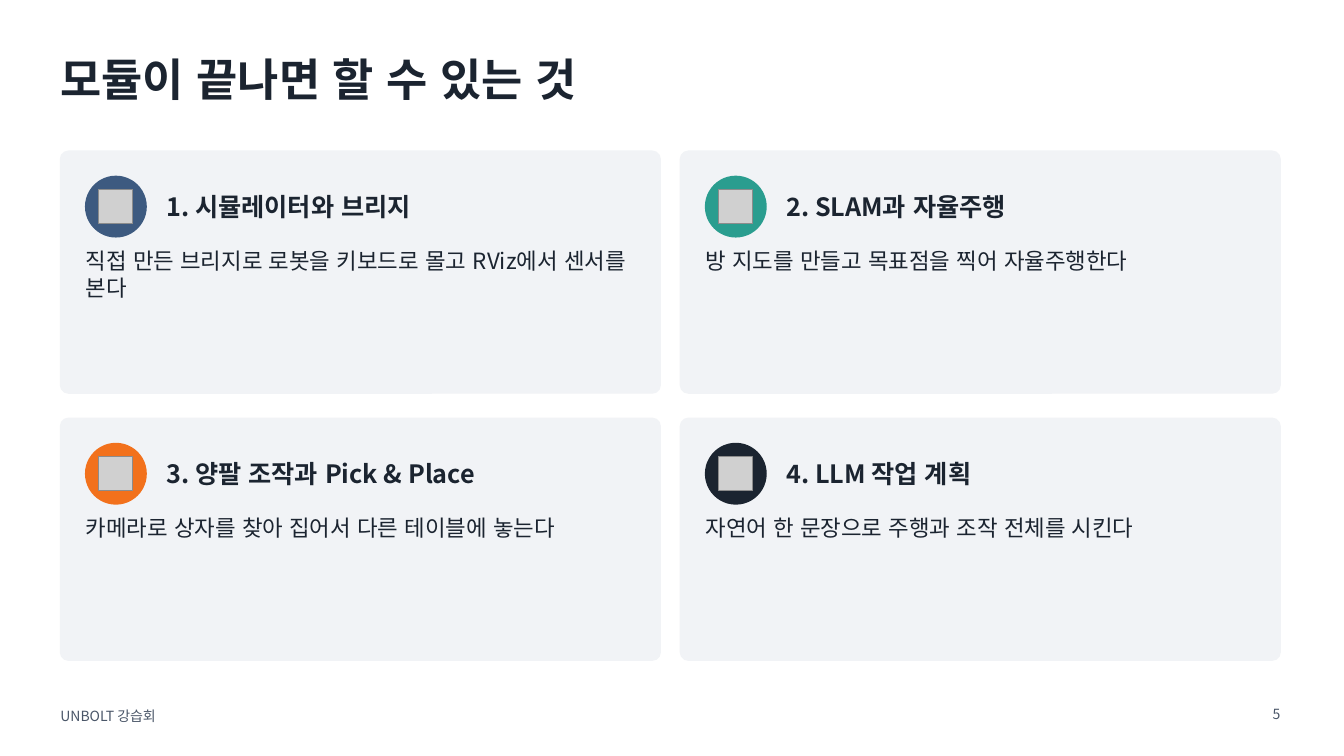
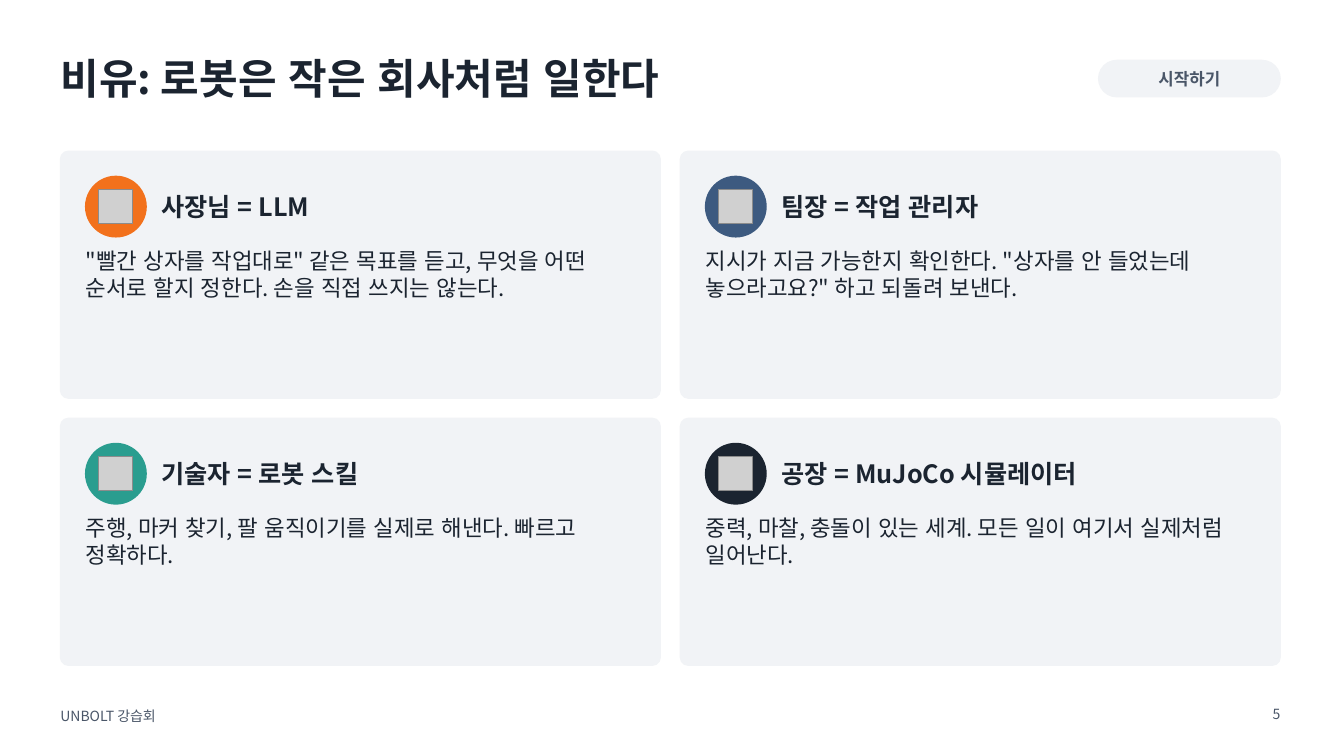
Before and after one commit to sejiny3/AIRLAB, a slide deck: slide 5 of workshop/slides/UNBOLT_workshop.pptx. Drawn at 1344x756 pixels with LibreOffice and Linux fonts; fonts in the diff are those of the drawing; grey boxes stand for pictures. Boxes give left, top, right and bottom in pixels: in the first picture for what was removed or moved away, otherwise in the second. Text is boxed around its words. In the diff, an @@ line names an element or a change of style, - is before the commit and + after.

```diff
--- a/workshop/slides/UNBOLT_workshop.pptx
+++ b/workshop/slides/UNBOLT_workshop.pptx
@@ title removed at bbox=[60, 58, 576, 100] @@
-모듈이 끝나면 할 수 있는 것
@@ title added at bbox=[60, 58, 660, 98], 30 pt, text #1B2430, bold @@
+비유: 로봇은 작은 회사처럼 일한다
@@ rounded rectangle added at bbox=[1099, 60, 1280, 97], fill #F1F3F6, outline #F1F3F6 1 pt @@
@@ text added at bbox=[1158, 71, 1220, 87], 12 pt, text #4A5668, bold @@
+시작하기
@@ rounded rectangle: place and size @@
-rounded rectangle at bbox=[60, 151, 660, 393]
+rounded rectangle at bbox=[60, 151, 660, 398]
@@ ellipse at bbox=[86, 176, 146, 237]: fill #3D5A80 to #F2711C; outline #3D5A80 1 pt to #F2711C 1 pt @@
@@ rounded rectangle: place and size @@
-rounded rectangle at bbox=[681, 151, 1280, 393]
+rounded rectangle at bbox=[681, 151, 1280, 398]
@@ ellipse at bbox=[706, 176, 766, 237]: fill #2A9D8F to #3D5A80; outline #2A9D8F 1 pt to #3D5A80 1 pt @@
@@ text at bbox=[161, 195, 309, 219]: text changed @@
-1. 시뮬레이터와 브리지
+사장님 = LLM
@@ text at bbox=[781, 195, 979, 219]: text changed @@
-2. SLAM과 자율주행
+팀장 = 작업 관리자
@@ text at bbox=[86, 250, 586, 298]: text changed @@
-직접 만든 브리지로 로봇을 키보드로 몰고 RViz에서 센서를 본다
+"빨간 상자를 작업대로" 같은 목표를 듣고, 무엇을 어떤 순서로 할지 정한다. 손을 직접 쓰지는 않는다.
@@ text at bbox=[706, 250, 1190, 298]: text changed @@
-방 지도를 만들고 목표점을 찍어 자율주행한다
+지시가 지금 가능한지 확인한다. "상자를 안 들었는데 놓으라고요?" 하고 되돌려 보낸다.
@@ rounded rectangle: place and size @@
-rounded rectangle at bbox=[60, 418, 660, 660]
+rounded rectangle at bbox=[60, 418, 660, 665]
@@ rounded rectangle: place and size @@
-rounded rectangle at bbox=[681, 418, 1280, 660]
+rounded rectangle at bbox=[681, 418, 1280, 665]
@@ ellipse at bbox=[86, 444, 146, 504]: fill #F2711C to #2A9D8F; outline #F2711C 1 pt to #2A9D8F 1 pt @@
@@ text at bbox=[161, 462, 358, 486]: text changed @@
-3. 양팔 조작과 Pick & Place
+기술자 = 로봇 스킬
@@ text at bbox=[781, 462, 1077, 486]: text changed @@
-4. LLM 작업 계획
+공장 = MuJoCo 시뮬레이터
@@ text at bbox=[86, 517, 577, 565]: text changed @@
-카메라로 상자를 찾아 집어서 다른 테이블에 놓는다
+주행, 마커 찾기, 팔 움직이기를 실제로 해낸다. 빠르고 정확하다.
@@ text at bbox=[706, 517, 1223, 565]: text changed @@
-자연어 한 문장으로 주행과 조작 전체를 시킨다
+중력, 마찰, 충돌이 있는 세계. 모든 일이 여기서 실제처럼 일어난다.
```
Also in this commit, not shown: 30 other slides changed, 96 slides added, 21 slides removed, 24 other files.
